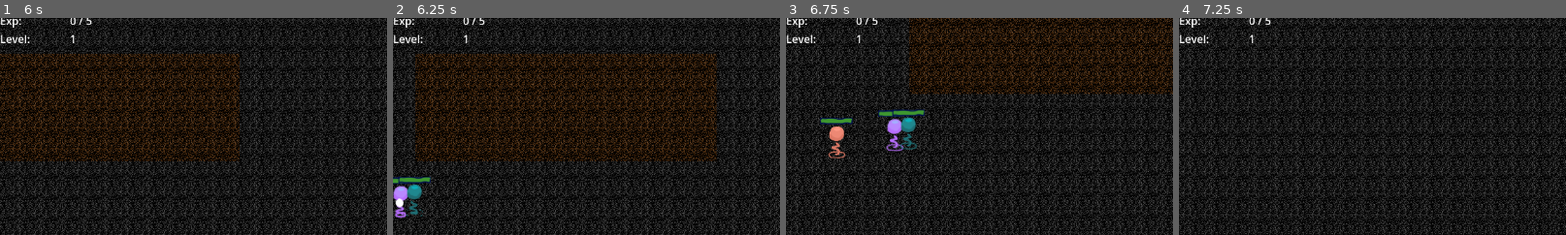
Above: before the commit, frames 1-4 (left to right).
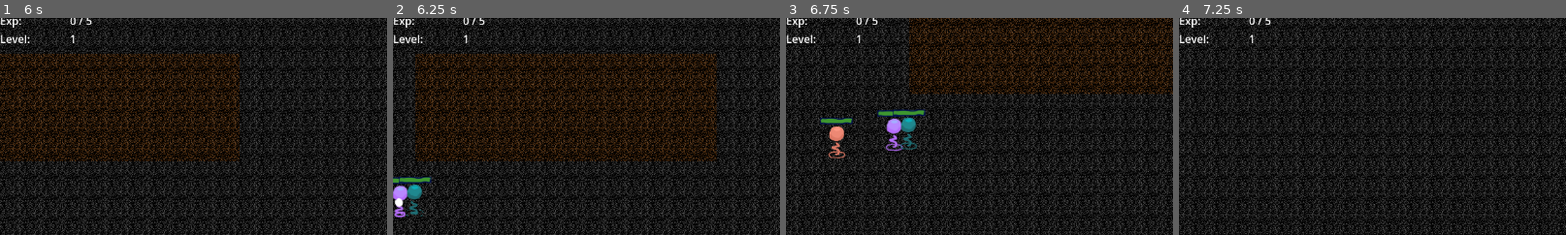
Above: after the commit, the same moments.

Repository: dokumor8/cahiddr
Game: Godot game, scene res://src/node_2d.tscn
Same seed, same stepped clock (60 frames per second), same inputs: the game is played once before the commit and once after it.
Inputs (mouse positions are % of the whole screen's width and height, from its top left):
- Up to frame 1 (6 s): click "Build" at 0.5 s; click "Rally Point" at 1.25 s; move the mouse to (41, 72) at 2.02 s; hold D (right) 2.03-2.78 s; tap B (build) at 2.1, 4.35 s; move the mouse to (30, 55) at 2.77 s; hold S (down) 2.78-3.53 s; click (30, 55) at 2.85 s; move the mouse to (60, 28) at 3.52 s; hold D (right) 3.53-4.28 s; hold Right mouse button (right_click) 3.53-4.28 s; move the mouse to (45, 70) at 4.27 s; hold W (up) 4.28-5.03 s; move the mouse to (80, 65) at 5.02 s; press the mouse at (80, 65) at 5.03 s; hold A (left) from 5.03 s (still down); move the mouse to (20, 35) at 5.77 s; release the mouse at (20, 35) at 5.78 s; right-click (20, 35) at 5.85 s
- Up to frame 2 (6.25 s): keep holding A (left)
- Up to frame 3 (6.75 s): move the mouse to (55, 50) at 6.52 s; release A (left) at 6.53 s; hold S (down) from 6.53 s (still down); tap B (build) at 6.6 s
- Up to frame 4 (7.25 s): keep holding S (down)
The pictures show only the part of the screen within x 0-50%, y 5-55%; the shares and areas given below are measured in that part.

Frame 1 is identical in both runs. In frame 2, 0.2% of the frame differs, in the area x 0-11%, y 73-93%; in frame 3, 0.2%, in the area x 23-37%, y 42-62%; in frame 4, nothing differs.

Commit message:
Move bullet logic to base bullet

Diff:
--- a/src/enemy_bullet.gd
+++ b/src/enemy_bullet.gd
@@ -1,34 +1,6 @@
-extends Area2D
-
-var velocity = Vector2.RIGHT * 100
-var speed = 600
-var target = 0
-var damage = 1
-@onready var sender
-
-# Called when the node enters the scene tree for the first time.
-func _ready():
-#	velocity = Vector2(100, 0)
-	pass # Replace with function body.
+extends "res://src/projectiles/base_bullet.gd"
 
 
-# Called every frame. 'delta' is the elapsed time since the previous frame.
-func _process(_delta):
-	pass
+func setup(sender, target, parameters):
 
-
-func _physics_process(delta):
-# Proper behavior should be to continue flying
-	if not is_instance_valid(target) or target.get_parent() == null:
-		queue_free()
-		return
-
-	look_at(target.global_position)
-	var dir = (target.global_position - global_position).normalized()
-	global_rotation = dir.angle() + PI / 2.0
-	velocity = dir * speed
-	position += velocity * delta
-
-	if overlaps_body(target):
-		target.hit(damage, sender)
-		queue_free()
+	super.setup(sender, target, parameters)
--- a/src/enemy_bullet.tscn
+++ b/src/enemy_bullet.tscn
@@ -1,17 +1,10 @@
-[gd_scene load_steps=4 format=3 uid="uid://b4jj16q7xj20s"]
+[gd_scene load_steps=3 format=3 uid="uid://b4jj16q7xj20s"]
 
 [ext_resource type="Script" path="res://src/enemy_bullet.gd" id="1_5wkj3"]
 [ext_resource type="Texture2D" uid="uid://cj4cjriiktfu4" path="res://img/bullets/simple_bullet.png" id="1_t0t3u"]
 
-[sub_resource type="CircleShape2D" id="CircleShape2D_3vdwn"]
-radius = 4.12311
-
-[node name="EnemyBullet" type="Area2D"]
-collision_layer = 0
+[node name="EnemyBullet" type="Node2D"]
 script = ExtResource("1_5wkj3")
 
 [node name="Sprite2D" type="Sprite2D" parent="."]
 texture = ExtResource("1_t0t3u")
-
-[node name="CollisionShape2D" type="CollisionShape2D" parent="."]
-shape = SubResource("CircleShape2D_3vdwn")
--- a/src/hero_bullet.gd
+++ b/src/hero_bullet.gd
@@ -1,43 +1,6 @@
-extends Area2D
-
-var velocity = Vector2.RIGHT * 100
-var speed = 1100
-var target = 0
-var target_position = Vector2(0, 0)
-var damage = 1
-@onready var sender
+extends "res://src/projectiles/base_bullet.gd"
 
 
-# Called when the node enters the scene tree for the first time.
-func _ready():
-#	velocity = Vector2(100, 0)
-	pass # Replace with function body.
+func setup(sender, target, parameters):
 
-
-# Called every frame. 'delta' is the elapsed time since the previous frame.
-func _process(_delta):
-	pass
-
-
-func update_position():
-	if is_instance_valid(target):
-		target_position = target.global_position
-
-
-func _physics_process(delta):
-
-	update_position()
-	look_at(target_position)
-#	look_at(target_position.global_position)
-	var remaining_vector = target_position - global_position
-	var dir = remaining_vector.normalized()
-	global_rotation = dir.angle() + PI / 2.0
-	velocity = dir * speed
-	position += velocity * delta
-
-	if is_instance_valid(target):
-		if overlaps_body(target):
-			target.hit(damage, sender)
-			queue_free()
-	elif remaining_vector.length() < 20:
-		queue_free()
+	super.setup(sender, target, parameters)
--- a/src/hero_bullet.tscn
+++ b/src/hero_bullet.tscn
@@ -1,10 +1,7 @@
-[gd_scene load_steps=5 format=3 uid="uid://brwktcn0lbwvl"]
+[gd_scene load_steps=4 format=3 uid="uid://brwktcn0lbwvl"]
 
 [ext_resource type="Texture2D" uid="uid://b8k8uvcu6eq8n" path="res://img/bullets/hero_bullet.png" id="1_kp7sf"]
 [ext_resource type="Script" path="res://src/hero_bullet.gd" id="1_m2i4m"]
-
-[sub_resource type="CircleShape2D" id="CircleShape2D_wqd7u"]
-radius = 6.0
 
 [sub_resource type="SpriteFrames" id="SpriteFrames_nhqoh"]
 animations = [{
@@ -17,13 +14,8 @@
 "speed": 5.0
 }]
 
-[node name="HeroBullet" type="Area2D"]
-collision_layer = 0
-collision_mask = 2
+[node name="HeroBullet" type="Node2D"]
 script = ExtResource("1_m2i4m")
-
-[node name="CollisionShape2D" type="CollisionShape2D" parent="."]
-shape = SubResource("CircleShape2D_wqd7u")
 
 [node name="AnimatedSprite2D" type="AnimatedSprite2D" parent="."]
 sprite_frames = SubResource("SpriteFrames_nhqoh")
--- a/src/projectiles/base_bullet.gd
+++ b/src/projectiles/base_bullet.gd
@@ -1,4 +1,4 @@
-extends Area2D
+extends Node2D
 
 
 var _target = null
@@ -7,21 +7,17 @@
 var damage = null
 const hit_distance = 5
 
-func _init(sender, target, parameters):
+func setup(sender, target, parameters):
+	global_position = parameters.global_position
+	_target = target
+	_sender = sender
 	speed = parameters.speed
 	damage = parameters.damage
-	_sender = sender
-	_target = target
 
 
 func _ready():
 	if not is_instance_valid(_target):
 		queue_free()
-
-
-# Called every frame. 'delta' is the elapsed time since the previous frame.
-func _process(_delta):
-	pass
 
 
 func get_target_position():
@@ -36,7 +32,7 @@
 	var dir = remaining_vector.normalized()
 	var velocity = dir * speed
 	global_rotation = dir.angle() + PI / 2.0
-	position += velocity * delta
+	global_position += velocity * delta
 
 
 func check_hit(target_position):
--- a/src/units/defender.gd
+++ b/src/units/defender.gd
@@ -14,6 +14,7 @@
 @onready var aggro_target: CharacterBody2D
 @onready var shoot_timer = $ShootTimer
 @onready var builder
+@onready var game_world = find_parent("GameWorld")
 @export var speed = 100
 var shoot_distance = 200.0
 var can_shoot = true
@@ -21,6 +22,8 @@
 var max_health = 5
 var state = "idle"
 var unit_name = "defender"
+var bullet_speed = 700
+var damage = 1
 
 
 func _ready():
@@ -39,14 +42,13 @@
 func shoot(target):
 	if can_shoot:
 		var bul = Bullet.instantiate()
-		get_tree().get_root().add_child(bul)
-		bul.global_position = global_position
-		bul.look_at(target.global_position)
-		var dir = (target.global_position - global_position).normalized()
-		bul.global_rotation = dir.angle() + PI / 2.0
-		bul.velocity = dir * bul.speed
-		bul.target = target
-		bul.sender = self
+		var bullet_parameters = {
+			"global_position": global_position,
+			"speed": bullet_speed,
+			"damage": damage
+		}
+		bul.setup(self, target, bullet_parameters)
+		game_world.add_child(bul)
 
 		can_shoot = false
 		await get_tree().create_timer(0.5).timeout
--- a/src/units/hero.gd
+++ b/src/units/hero.gd
@@ -1,10 +1,11 @@
 extends CharacterBody2D
 
 @export var speed = 250
-var shoot_distance = 400
+var shoot_distance = 500
 var stop_distance = 300
 @onready var shoot_timer = $Timer
 @onready var _movement_trait = $Movement
+@onready var game_world = find_parent("GameWorld")
 # TODO redo via navigation
 
 signal health_changed(new_health, max_health)
@@ -21,6 +22,7 @@
 var can_shoot = true
 var unit_name = "Hero"
 var shoot_damage = 1
+var bullet_speed = 400
 
 var shots_per_second = 1.5
 var shooting_speedup = 0.3
@@ -30,6 +32,7 @@
 func _ready():
 	$AnimatedSprite2D.play()
 	_movement_trait.my_ready()
+	_movement_trait.speed = 200
 	health = max_health
 	shoot_timer.wait_time = 1.0 / shots_per_second
 	_movement_trait.movement_finished.connect(on_movement_finished)
@@ -87,15 +90,13 @@
 	if can_shoot:
 		state = "shooting"
 		var bul = HeroBullet.instantiate()
-		get_tree().get_root().add_child(bul)
-		bul.global_position = global_position
-		bul.look_at(shoot_target.global_position)
-		var dir = (shoot_target.global_position - global_position).normalized()
-		bul.global_rotation = dir.angle() + PI / 2.0
-		bul.velocity = dir * bul.speed
-		bul.target = shoot_target
-		bul.sender = self
-		bul.damage = shoot_damage
+		var bullet_parameters = {
+			"global_position": global_position,
+			"speed": bullet_speed,
+			"damage": shoot_damage
+		}
+		bul.setup(self, shoot_target, bullet_parameters)
+		game_world.add_child(bul)
 
 		can_shoot = false
 		await get_tree().create_timer(1.0 / shots_per_second).timeout
--- a/src/units/unit.gd
+++ b/src/units/unit.gd
@@ -15,6 +15,7 @@
 @onready var animated_sprite: AnimatedSprite2D = $AnimatedSprite2D
 @onready var aggro_target: CharacterBody2D
 @onready var shoot_timer = $Timer
+@onready var game_world = find_parent("GameWorld")
 @export var speed = 100
 var stop_distance = 100.0
 var shoot_distance = 150.0
@@ -26,6 +27,7 @@
 var unit_exp_value = 2
 var money_reward = 5
 var _king
+var shots_per_second = 0.87
 
 
 func _ready():
@@ -58,18 +60,24 @@
 func shoot(target):
 	if can_shoot:
 		var bul = Bullet.instantiate()
-		get_tree().get_root().add_child(bul)
-		bul.global_position = global_position
-		bul.look_at(target.global_position)
-		var dir = (target.global_position - global_position).normalized()
-		bul.global_rotation = dir.angle() + PI / 2.0
-		bul.velocity = dir * bul.speed
-		bul.target = target
-		bul.sender = self
+		var bullet_parameters = {
+			"global_position": global_position,
+			"speed": 600,
+			"damage": 1
+		}
+		bul.setup(self, target, bullet_parameters)
+		game_world.add_child(bul)
+#		bul.global_position = global_position
+#		bul.look_at(target.global_position)
+#		var dir = (target.global_position - global_position).normalized()
+#		bul.global_rotation = dir.angle() + PI / 2.0
+#		bul.velocity = dir * bul.speed
+#		bul.target = target
+#		bul.sender = self
 
 		can_shoot = false
-		shoot_timer.start()
-
+		await get_tree().create_timer(1.0 / shots_per_second).timeout
+		can_shoot = true
 
 
 func _physics_process(_delta):
--- a/src/units/unit.tscn
+++ b/src/units/unit.tscn
@@ -84,6 +84,5 @@
 offset_bottom = -39.0
 
 [connection signal="body_entered" from="AggroArea" to="." method="_on_aggro_area_body_entered"]
-[connection signal="timeout" from="Timer" to="." method="_on_timer_timeout"]
 [connection signal="mouse_entered" from="ClickArea" to="." method="_on_click_area_mouse_entered"]
 [connection signal="mouse_exited" from="ClickArea" to="." method="_on_click_area_mouse_exited"]
